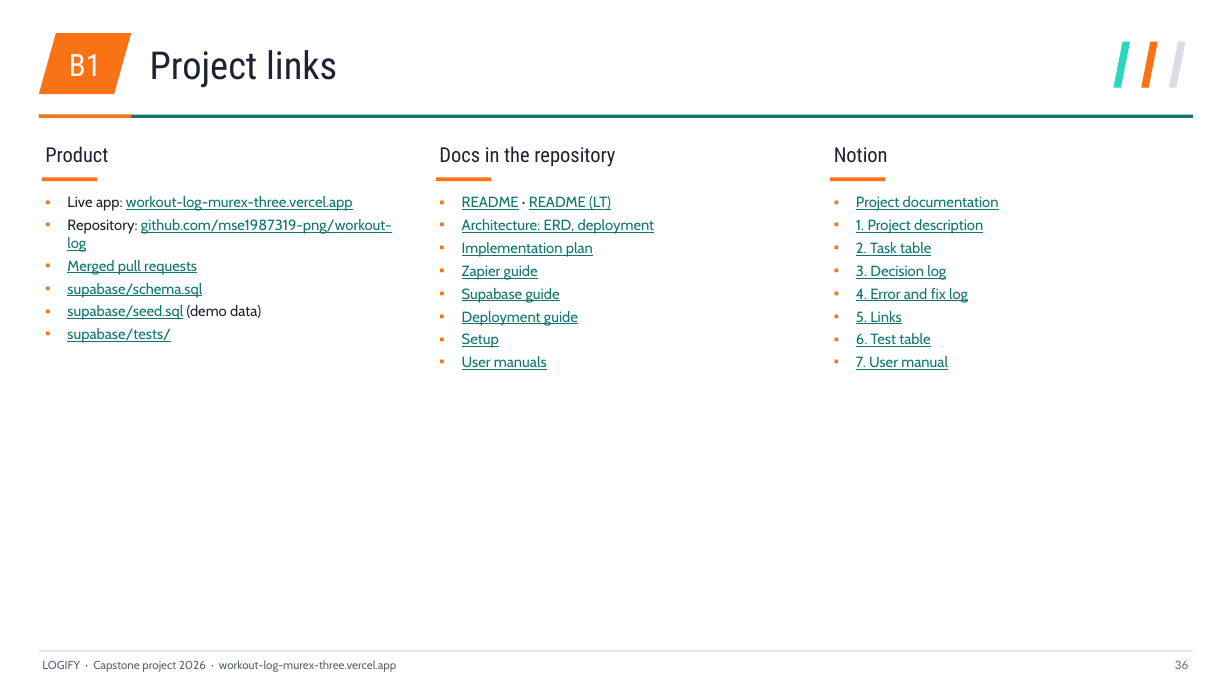
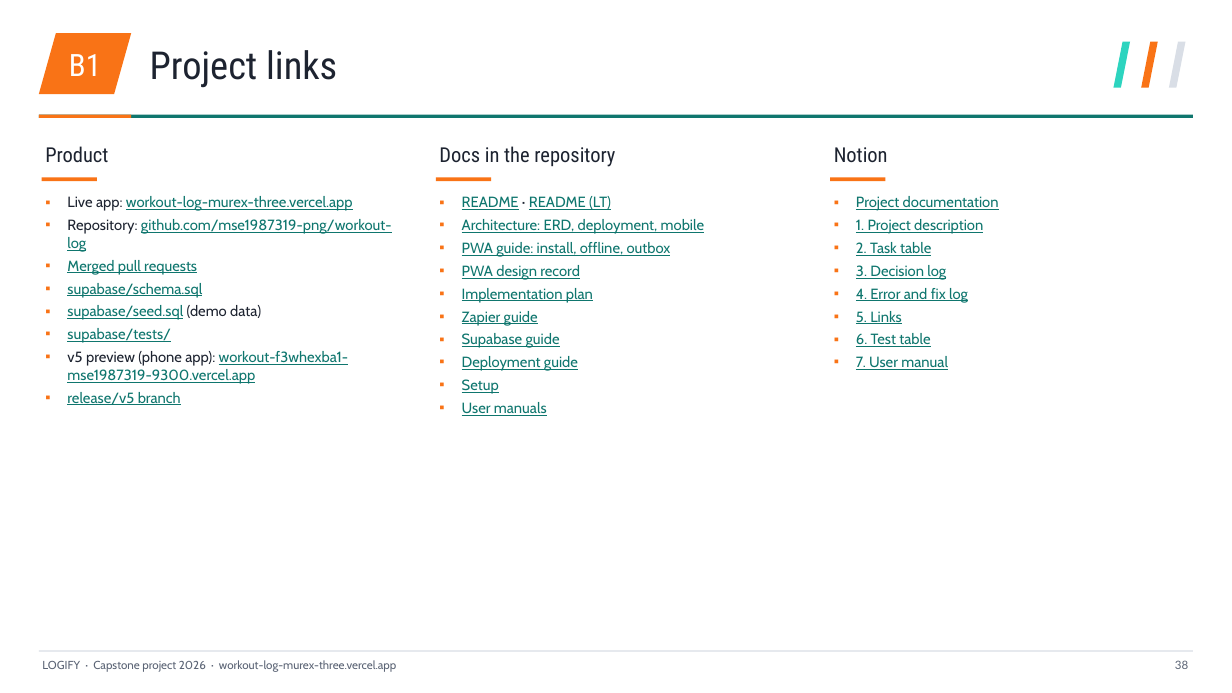
Before and after one commit to mse1987319-png/workout-log, a slide deck: slide 38 of _task/results/Logify_EN.pptx (slide 36 before the commit). Drawn at 1232x693 pixels with LibreOffice and Linux fonts; fonts in the diff are those of the drawing. Boxes give left, top, right and bottom in pixels: in the first picture for what was removed or moved away, otherwise in the second. Text is boxed around its words. In the diff, an @@ line names an element or a change of style, - is before the commit and + after.

```diff
--- a/_task/results/Logify_EN.pptx
+++ b/_task/results/Logify_EN.pptx
@@ text at <box>462,219,704,280</box>: text changed @@
-▪ Architecture: ERD, deployment
+▪ Architecture: ERD, deployment, mobile
+▪ PWA guide: install, offline, outbox
+▪ PWA design record
@@ text at <box>67,351,348,405</box>: paragraphs added @@
+▪ v5 preview (phone app): workout-f3whexba1-mse1987319-9300.vercel.app
+▪ release/v5 branch
@@ text at <box>1175,660,1188,669</box>: text changed @@
-36
+38
```
Also in this commit, not shown: 34 other slides changed, 8 slides added, 2 other files.
